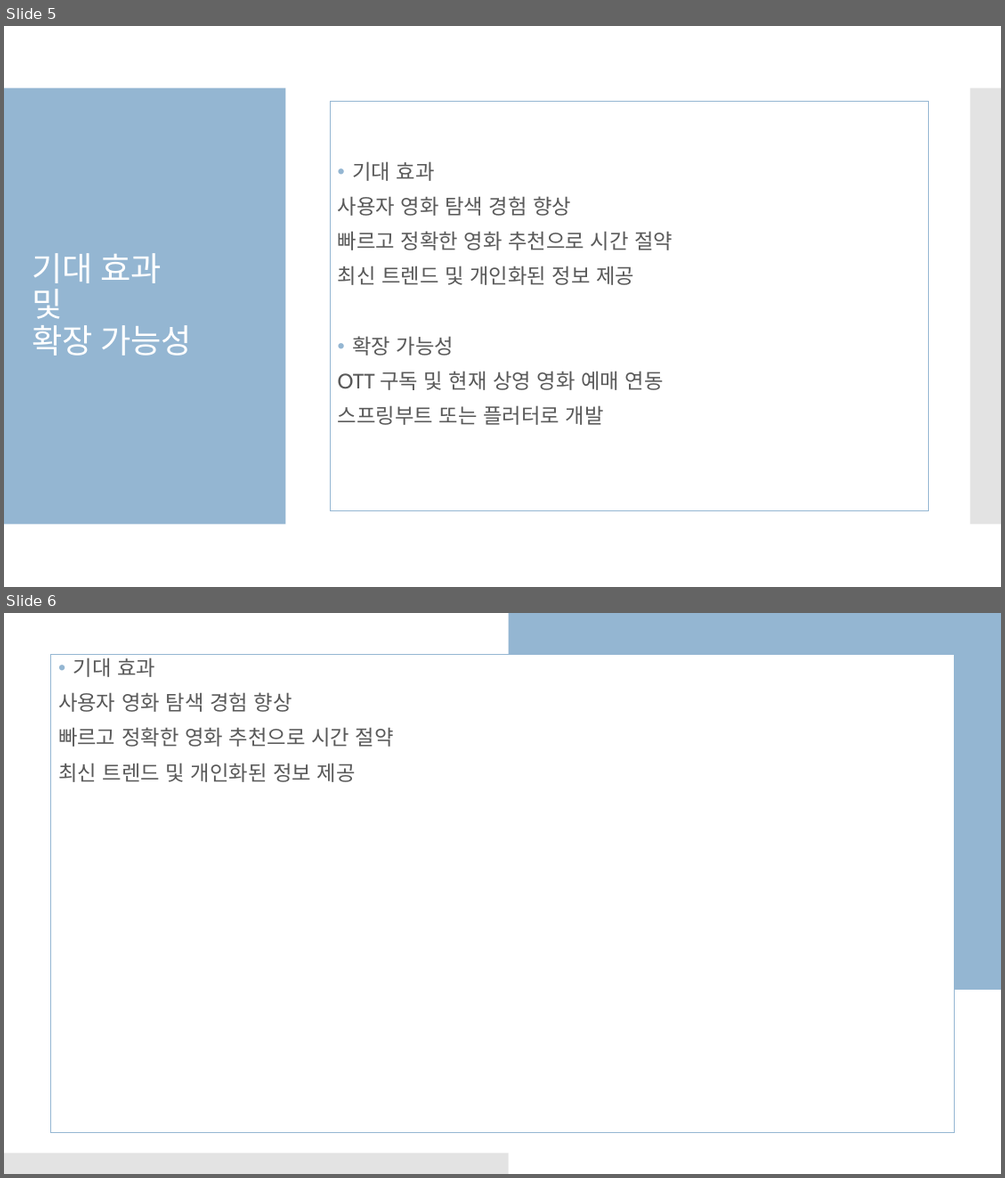
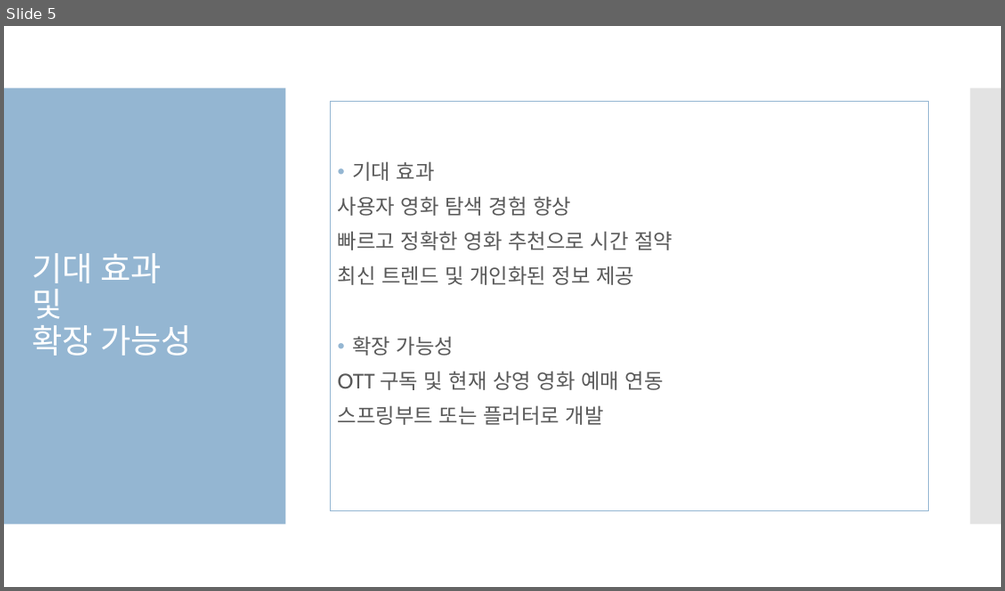
Before and after one commit to business-sixtick/recommend_movie, a slide deck: doc/세종교육_AI프로젝트.pptx. Shown one above the other, each under a label of ours: slides 5 and 6 before the commit, slide 5 after it. The pictures are 1005x1178 and 1005x591 pixels, drawn with LibreOffice and Linux fonts; fonts in the diff are those of the drawing. Boxes give left, top, right and bottom in pixels: in the first picture for what was removed or moved away, otherwise in the second. Text is boxed around its words. In the diff, an @@ line names an element or a change of style, - is before the commit and + after.

```diff
--- a/doc/세종교육_AI프로젝트.pptx
+++ b/doc/세종교육_AI프로젝트.pptx
@@ slide 6 removed at <box>4,613,1001,1174</box>, background #FFFFFF @@
@@ rectangle removed at <box>509,613,1001,989</box> @@
@@ rectangle removed at <box>51,654,955,1133</box> @@
-• 기대 효과
-사용자 영화 탐색 경험 향상
-빠르고 정확한 영화 추천으로 시간 절약
-최신 트렌드 및 개인화된 정보 제공
@@ rectangle removed at <box>4,1153,509,1174</box> @@
```
Also in this commit, not shown: 2 slides added, 2 other files.
